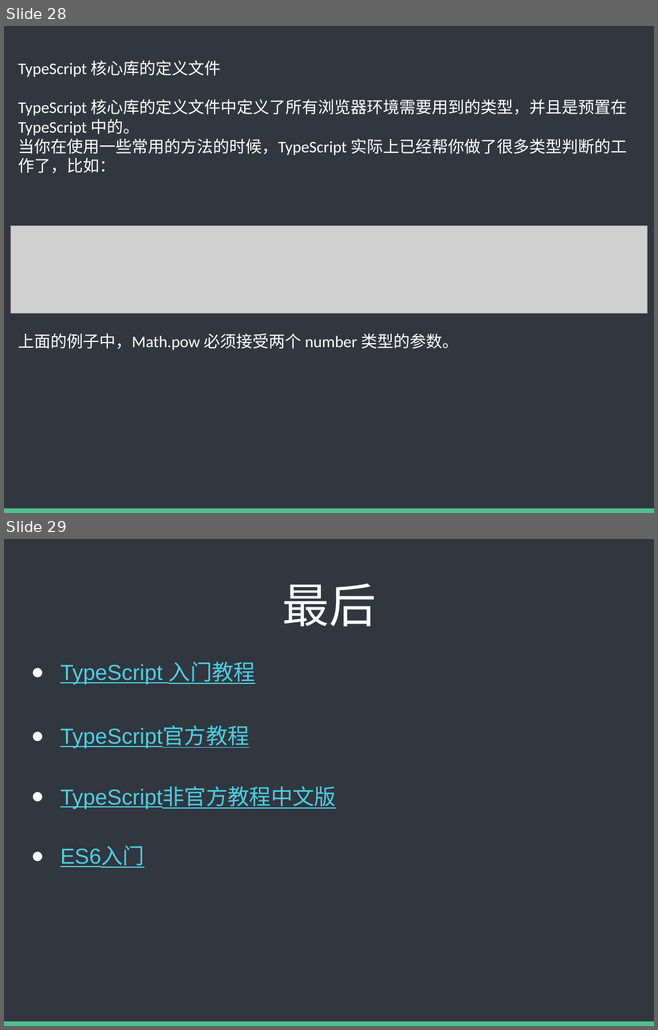
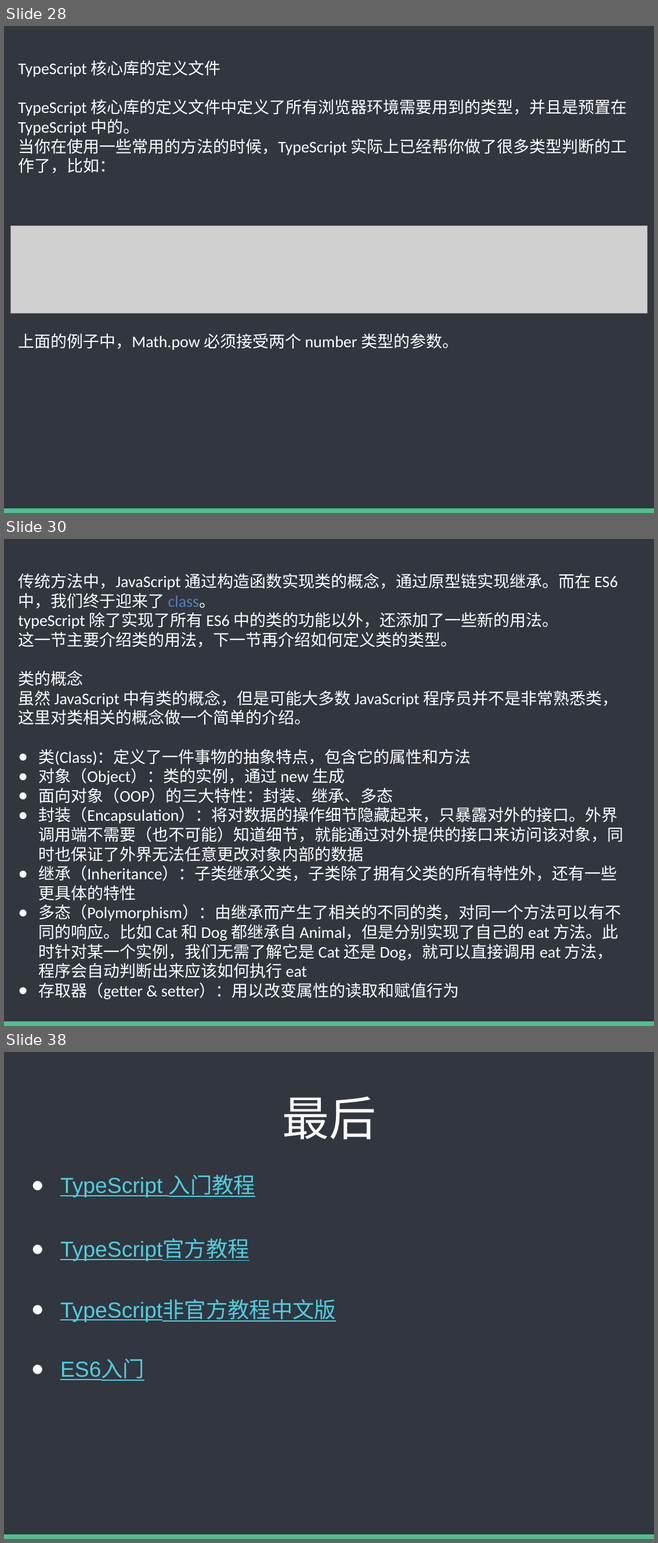
Before and after one commit to baixiaoyu2997/typescript-share, a slide deck: TS内部分享.pptx. Shown one above the other, each under a label of ours: slides 28 and 29 before the commit, slides 28, 30 and 38 after it; the slides between them are not shown. The pictures are 658x1030 and 658x1543 pixels, drawn with LibreOffice and Linux fonts; fonts in the diff are those of the drawing; grey boxes stand for pictures. Boxes give left, top, right and bottom in pixels: in the first picture for what was removed or moved away, otherwise in the second. Text is boxed around its words. In the diff, an @@ line names an element or a change of style, - is before the commit and + after.

```diff
--- a/TS内部分享.pptx
+++ b/TS内部分享.pptx
@@ slide 30 added at (x1=4, y1=539, x2=654, y2=1026), background #FFFFFF; not listed: 2 template elements that a slide beside it also shows @@
@@ text added at (x1=18, y1=573, x2=623, y2=1000), 18 pt, text #FFFFFF @@
+传统方法中，JavaScript 通过构造函数实现类的概念，通过原型链实现继承。而在 ES6 中，我们终于迎来了 class。
+typeScript 除了实现了所有 ES6 中的类的功能以外，还添加了一些新的用法。
+这一节主要介绍类的用法，下一节再介绍如何定义类的类型。
+类的概念
+虽然 JavaScript 中有类的概念，但是可能大多数 JavaScript 程序员并不是非常熟悉类，这里对类相关的概念做一个简单的介绍。
+● 类(Class)：定义了一件事物的抽象特点，包含它的属性和方法
+● 对象（Object）：类的实例，通过 new 生成
+● 面向对象（OOP）的三大特性：封装、继承、多态
+● 封装（Encapsulation）：将对数据的操作细节隐藏起来，只暴露对外的接口。外界调用端不需要（也不可能）知道细节，就能通过对外提供的接口来访问该对象，同时也保证了外界无法任意更改对象内部的数据
+● 继承（Inheritance）：子类继承父类，子类除了拥有父类的所有特性外，还有一些更具体的特性
+● 多态（Polymorphism）：由继承而产生了相关的不同的类，对同一个方法可以有不同的响应。比如 Cat 和 Dog 都继承自 Animal，但是分别实现了自己的 eat 方法。此时针对某一个实例，我们无需了解它是 Cat 还是 Dog，就可以直接调用 eat 方法，程序会自动判断出来应该如何执行 eat
+● 存取器（getter & setter）：用以改变属性的读取和赋值行为
@@ what was slide 29 is now slide 38 @@
```
Also in this commit, not shown: 1 slide changed, 8 other slides added, 3 other files.
